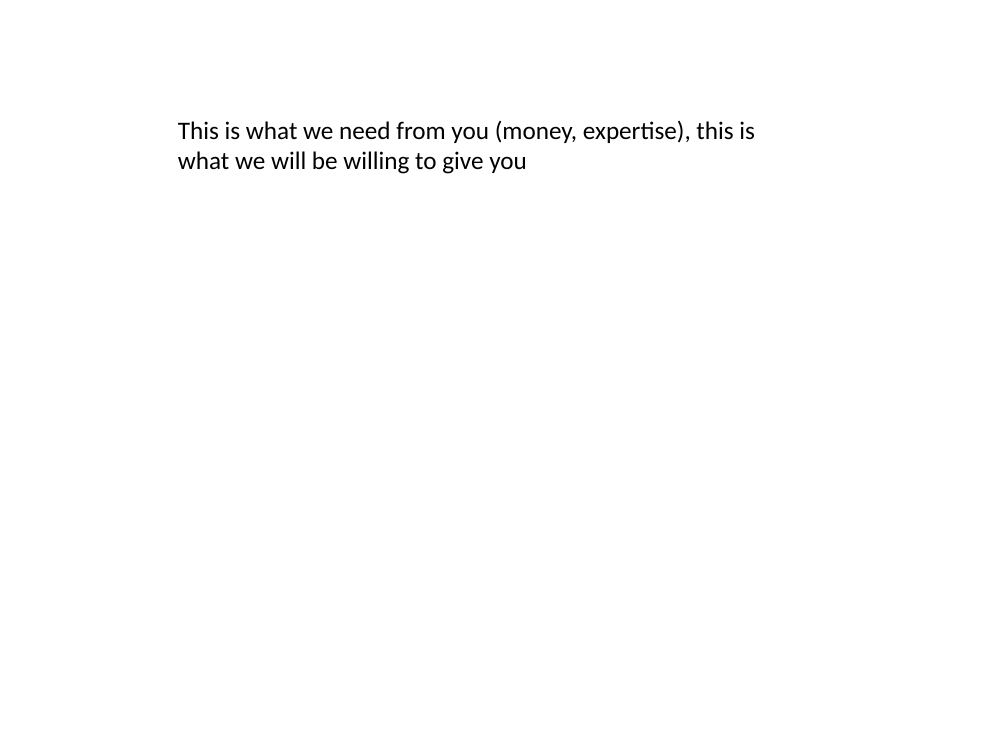
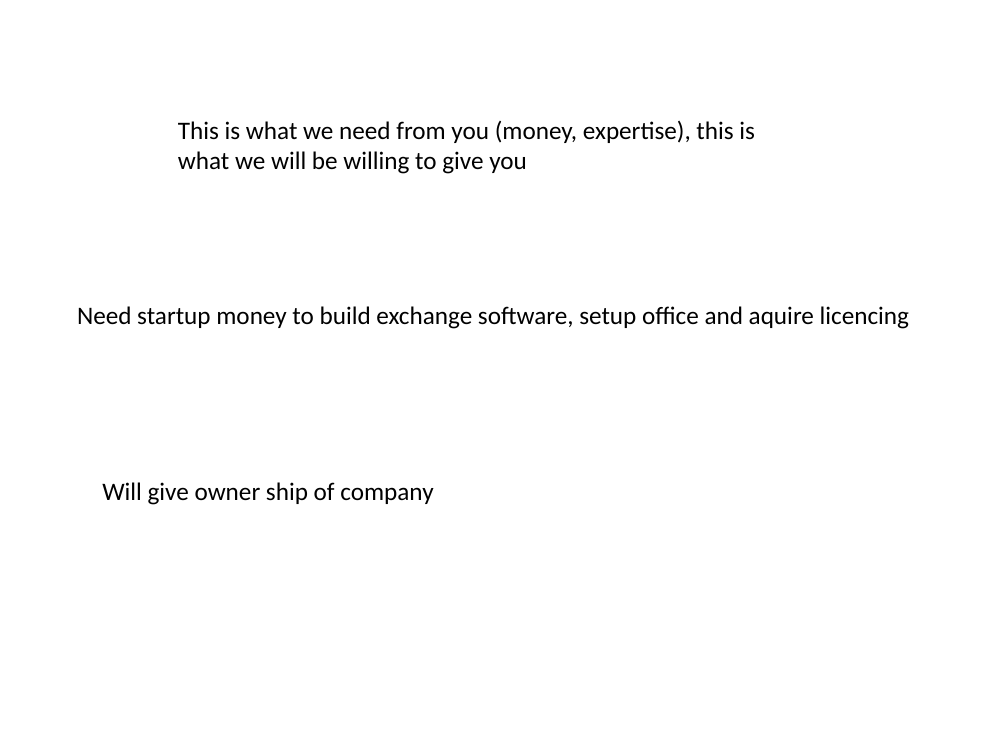
Before and after one commit to JamesLeB/Business, a slide deck: slide 14 of TODO/2-Monday/Presentation1.pptx. Drawn at 1008x756 pixels with LibreOffice and Linux fonts; fonts in the diff are those of the drawing. Boxes give left, top, right and bottom in pixels: in the first picture for what was removed or moved away, otherwise in the second. Text is boxed around its words. In the diff, an @@ line names an element or a change of style, - is before the commit and + after.

```diff
--- a/TODO/2-Monday/Presentation1.pptx
+++ b/TODO/2-Monday/Presentation1.pptx
@@ text added at box(77, 306, 909, 329), 18 pt, text #000000 @@
+Need startup money to build exchange software, setup office and aquire licencing
@@ text added at box(102, 482, 433, 505), 18 pt, text #000000 @@
+Will give owner ship of company
```
Also in this commit, not shown: 13 other slides changed, 1 slide added, 1 slide removed, 2 other files.
